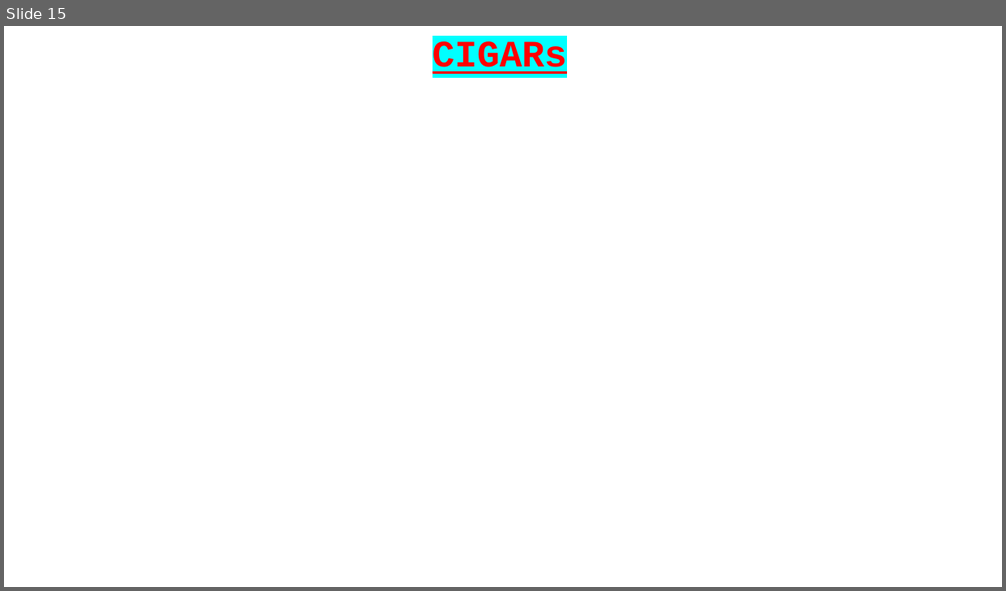
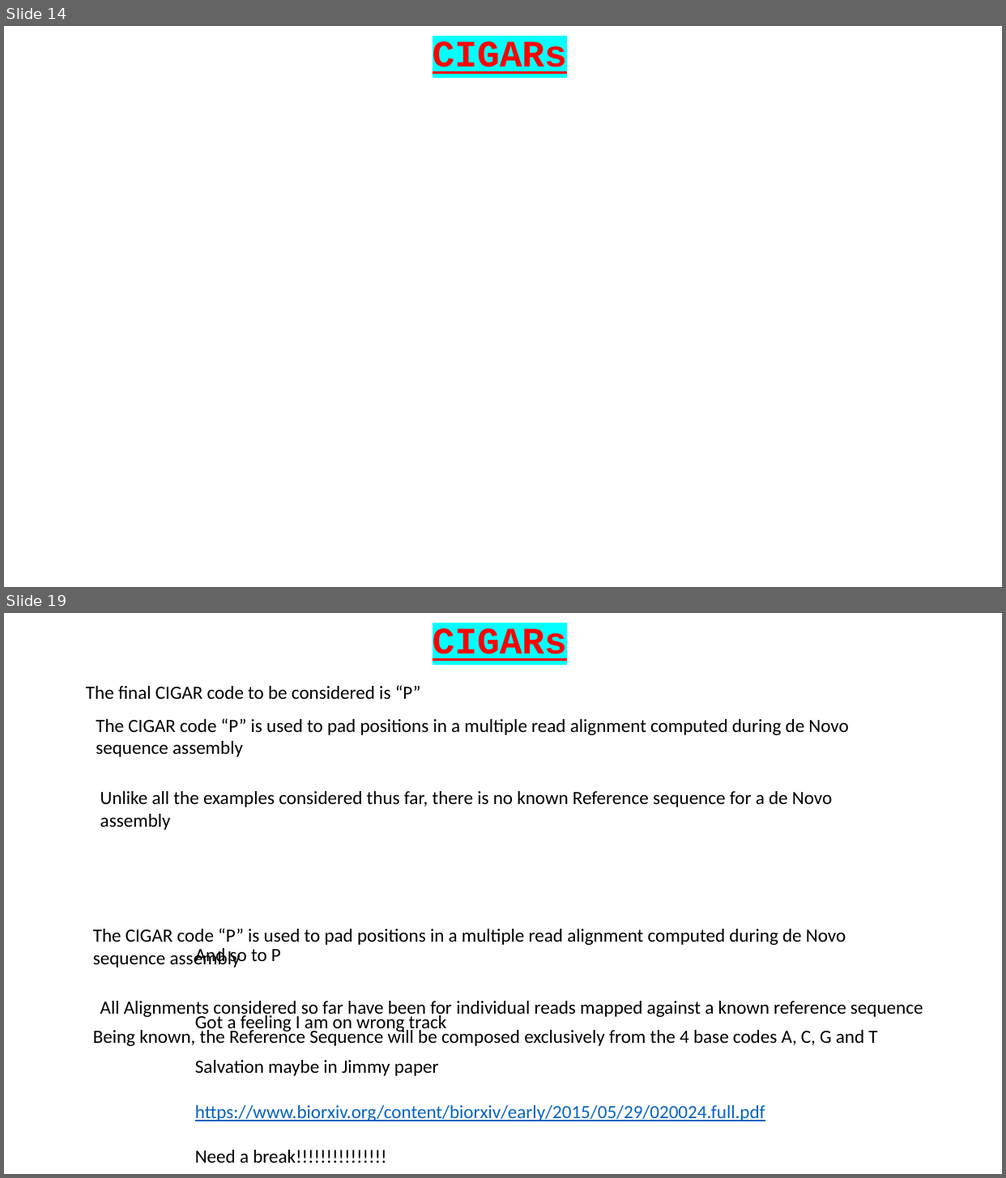
Before and after one commit to BioinformaticsTraining/Introduction-to-Bioinformatics, a slide deck: Flip Presentations/NGS_Intro/02-CIGARS/02-CIGARS.pptx. Shown one above the other, each under a label of ours: slide 15 before the commit, slides 14 and 19 after it; the slides between them are not shown. The pictures are 1006x591 and 1006x1178 pixels, drawn with LibreOffice and Linux fonts; fonts in the diff are those of the drawing. Boxes give left, top, right and bottom in pixels: in the first picture for what was removed or moved away, otherwise in the second. Text is boxed around its words. In the diff, an @@ line names an element or a change of style, - is before the commit and + after.

Commit message:
Nearly there with P!!
 Changes to be committed:
	modified:   Flip Presentations/NGS_Intro/02-CIGARS/02-CIGARS.pptx
	new file:   Flip Presentations/NGS_Intro/02-CIGARS/Materials/020024.full.pdf
	new file:   Flip Presentations/NGS_Intro/02-CIGARS/Materials/SAMv1.pdf

```diff
--- a/Flip Presentations/NGS_Intro/02-CIGARS/02-CIGARS.pptx
+++ b/Flip Presentations/NGS_Intro/02-CIGARS/02-CIGARS.pptx
@@ slide 19 added at (x1=4, y1=613, x2=1002, y2=1174), background #FFFFFF @@
@@ text added at (x1=432, y1=628, x2=567, y2=661), 36 pt, text #FF0000, bold, underline @@
+CIGARs
@@ text added at (x1=86, y1=685, x2=421, y2=699), 18 pt, text #000000 @@
+The final CIGAR code to be considered is “P”
@@ text added at (x1=96, y1=718, x2=848, y2=757), 18 pt, text #000000 @@
+The CIGAR code “P” is used to pad positions in a multiple read alignment computed during de Novo sequence assembly
@@ text added at (x1=100, y1=791, x2=832, y2=830), 18 pt, text #000000 @@
+Unlike all the examples considered thus far, there is no known Reference sequence for a de Novo assembly
@@ text added at (x1=93, y1=928, x2=846, y2=968), 18 pt, text #000000 @@
+The CIGAR code “P” is used to pad positions in a multiple read alignment computed during de Novo sequence assembly
@@ text added at (x1=195, y1=948, x2=765, y2=1163), 18 pt, text #000000 @@
+And so to P
+Got a feeling I am on wrong track
+Salvation maybe in Jimmy paper
+https://www.biorxiv.org/content/biorxiv/early/2015/05/29/020024.full.pdf
+Need a break!!!!!!!!!!!!!!!
@@ text added at (x1=100, y1=1001, x2=923, y2=1020), 18 pt, text #000000 @@
+All Alignments considered so far have been for individual reads mapped against a known reference sequence
@@ text added at (x1=93, y1=1027, x2=877, y2=1046), 18 pt, text #000000 @@
+Being known, the Reference Sequence will be composed exclusively from the 4 base codes A, C, G and T
@@ what was slide 15 is now slide 14 @@
```
Also in this commit, not shown: 3 slides changed, 14 other slides added, 2 slides removed, 2 other files.
